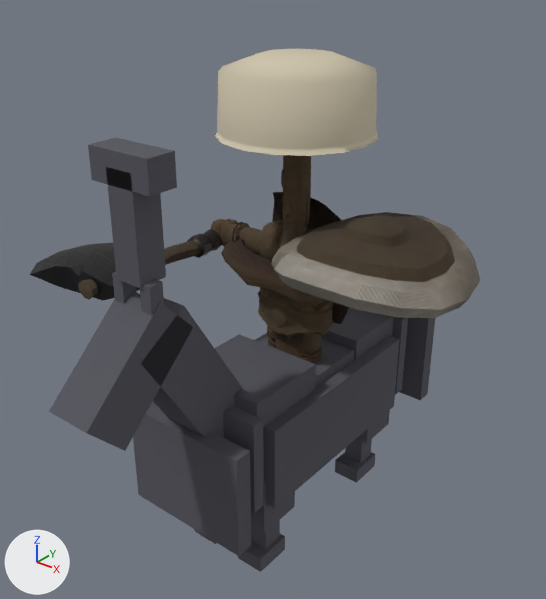
A saved change to the glTF model csharp/Unciv.Godot/Packs/units/models/unit/Mandekalu Cavalry.glb.
Rendered twice from a 50 mm lens placed at (1.397, -1.867, 1.972), pointed at (-0.004, -0.117, 0.887). The lights are fixed; the arrows at lower left show +X, +Y and +Z. The older version comes first. Vertices at exactly the same position are counted once.

Script lines for the objects in view, before the commit:
```python
ob_1h_axe = bpy.data.objects.new('1H_Axe', me_mesh_1h_axe)
ob_1h_axe.location = (-0.339, -0.076, 0.991)
ob_1h_axe.rotation_euler = (1.571, 0.0, 0.0)  # degrees (90, 0, 0)
ob_1h_axe.scale = (0.567, 0.567, 0.567)
ob_barbarian_cape = bpy.data.objects.new('Barbarian_Cape', me_mesh_barbarian_cape)
ob_barbarian_cape.location = (0.0, 0.0, 1.206)
ob_barbarian_cape.scale = (0.361, 0.241, 0.401)
ob_barbarian_round_shield = bpy.data.objects.new('Barbarian_Round_Shield', me_mesh_barbarian_round_shield)
ob_barbarian_round_shield.location = (0.339, -0.069, 1.1)
ob_barbarian_round_shield.rotation_euler = (-1.571, 0.0, -3.142)  # degrees (-90, 0, -180)
ob_barbarian_round_shield.scale = (0.696, 0.696, 0.696)
ob_horsemesh = bpy.data.objects.new('HorseMesh', me_horse)
ob_horsemesh.location = (0.0, 0.0, 0.0)
ob_warrior = bpy.data.objects.new('Warrior', me_mesh_skinned)
ob_warrior.location = (0.0, 0.0, 0.57)
ob_warrior.scale = (0.401, 0.401, 0.401)
```
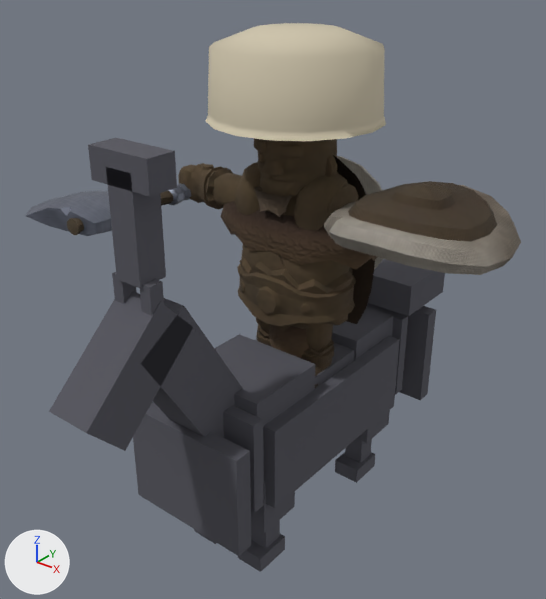
Changed parts and their boxes [x1, y1, x2, y2] in the pictures (546 x 599 px; the box of a moved part takes in the faces that stretch with it):
'Warrior', reshaped, rescaled
    before: [211, 49, 378, 364]
    after: [178, 23, 386, 388]
'Barbarian_Round_Shield', moved, rescaled (11% shorter)
    before: [271, 212, 480, 318]
    after: [324, 181, 521, 275]
'1H_Axe', recoloured, moved, rescaled (13% narrower, 25% shorter)
    before: [30, 229, 221, 300]
    after: [25, 183, 191, 236]
'Barbarian_Cape', moved, rescaled
    before: [272, 192, 349, 324]
    after: [333, 155, 375, 324]
part 1 of me_mesh_skinned, moved or reshaped
    before: [259, 219, 315, 260]
    after: [235, 162, 348, 230]
part 2 of me_mesh_skinned, moved or reshaped
    before: [283, 155, 311, 245]
    after: [258, 139, 337, 197]
part 3 of me_mesh_skinned, moved or reshaped
    before: [305, 192, 310, 227]
    after: [325, 155, 337, 177]
part 4 of me_mesh_skinned, moved or reshaped
    before: [284, 196, 291, 217]
    after: [262, 159, 284, 176]
part 5 of me_mesh_skinned, moved or reshaped
    before: [292, 192, 295, 207]
    after: [285, 158, 294, 170]
part 6 of me_mesh_skinned, moved or reshaped
    before: [290, 173, 298, 191]
    after: [280, 145, 304, 158]
part 7 of me_mesh_skinned, moved or reshaped
    before: [283, 189, 285, 205]
    after: [258, 152, 264, 163]
part 8 of me_mesh_skinned, moved or reshaped
    before: [281, 170, 286, 190]
    after: [254, 138, 267, 153]
part 9 of me_mesh_skinned, moved or reshaped
    before: [221, 239, 324, 301]
    after: [221, 201, 377, 269]
part 10 of me_mesh_skinned, moved or reshaped
    before: [215, 49, 378, 156]
    after: [206, 23, 386, 141]
part 11 of me_mesh_skinned, moved or reshaped (not visible before)
    after: [337, 156, 383, 269]
part 12 of me_mesh_skinned, moved or reshaped
    before: [211, 218, 334, 339]
    after: [178, 163, 358, 332]
part 13 of me_mesh_1h_axe, recoloured
    before: [79, 229, 221, 275]
    after: [68, 183, 191, 214]
part 14 of me_mesh_1h_axe, recoloured
    before: [30, 243, 140, 300]
    after: [25, 192, 112, 236]

Diff of the bpy script that builds the scene:
```diff
--- a/csharp/Unciv.Godot/Packs/units/models/unit/Mandekalu Cavalry.glb.py
+++ b/csharp/Unciv.Godot/Packs/units/models/unit/Mandekalu Cavalry.glb.py
@@ me_mesh_skinned @@
 # used by ob_warrior; location = (0.0, 0.0, 0.57); scale = (0.401, 0.401, 0.401)
-me_mesh_skinned.from_pydata(...)  # 2561 vertices, 4709 faces; spans x -0.92..0.92, y -0.64..0.62, z 0.0..2.69
+me_mesh_skinned.from_pydata(...)  # 2561 vertices, 4709 faces; spans x -0.95..0.95, y -0.53..0.49, z 0.0..2.14
+# me_mesh_skinned part 1: the loose piece of 88 vertices spanning x -0.32..0.32, y -0.18..0.2, z 1.01..1.34 is scaled about its middle by (1.13, 1.32, 1.06), then moved by (0.0, 0.0, 0.01)
+# me_mesh_skinned part 2: the loose piece of 274 vertices spanning x -0.11..0.11, y -0.13..0.12, z 1.13..2.19 is scaled about its middle by (2.13, 1.92, 0.5), then moved by (0.0, 0.0, -0.19)
+# me_mesh_skinned part 3: the loose piece of 34 vertices spanning x 0.09..0.13, y -0.01..0.02, z 1.36..1.66 is scaled about its middle by (2.13, 1.92, 0.5), then moved by (0.12, 0.0, -0.11)
+# me_mesh_skinned part 4: the loose piece of 33 vertices spanning x -0.03..0.03, y -0.14..-0.07, z 1.44..1.65 is scaled about its middle by (2.13, 1.92, 0.5), then moved by (0.0, -0.09, -0.13)
+# me_mesh_skinned part 5: the loose piece of 40 vertices spanning x 0.04..0.06, y -0.12..-0.09, z 1.54..1.67 is scaled about its middle by (2.13, 1.92, 0.5), then moved by (0.05, -0.1, -0.16)
+# me_mesh_skinned part 6: the loose piece of 56 vertices spanning x 0.02..0.08, y -0.12..-0.07, z 1.67..1.82 is scaled about its middle by (2.13, 1.92, 0.5), then moved by (0.05, -0.09, -0.23)
+# me_mesh_skinned part 7: the loose piece of 40 vertices spanning x -0.06..-0.04, y -0.12..-0.09, z 1.54..1.67 is scaled about its middle by (2.13, 1.92, 0.5), then moved by (-0.05, -0.1, -0.16)
+# me_mesh_skinned part 8: the loose piece of 56 vertices spanning x -0.08..-0.02, y -0.12..-0.07, z 1.67..1.82 is scaled about its middle by (2.13, 1.92, 0.5), then moved by (-0.05, -0.09, -0.23)
+# me_mesh_skinned part 9: the loose piece of 64 vertices spanning x -0.75..0.84, y -0.41..0.41, z 0.86..1.15 is scaled about the mesh origin by (0.75, 0.676, 1)
+# me_mesh_skinned part 10: the loose piece of 82 vertices spanning x -0.63..0.63, y -0.64..0.62, z 2.1..2.69 is scaled about its middle by (0.81, 0.81, 0.817), then moved by (0.0, -0.01, -0.5)
+# me_mesh_skinned part 11: the loose piece of 34 vertices spanning x -0.42..0.42, y 0.33..0.43, z 0.5..1.34 is moved by (0.0, 0.06, 0.0)
+# me_mesh_skinned part 12: 1046 of 2561 vertices moved; they spanned x -0.92..0.92, y -0.24..0.23, z 0.38..1.31 and now span x -0.95..0.95, y -0.3..0.29, z 0.38..1.32; mean shift (0.0, -0.01, 0.01); largest move (0.06, -0.1, 1.2) -> (0.13, -0.22, 1.27)
+# other edits to the shape of me_mesh_skinned do not show in these pictures
 me_mesh_skinned.materials.append(mat_wool)
@@ me_mesh_1h_axe @@
 me_mesh_1h_axe.from_pydata(...)  # 141 vertices, 274 faces; spans x -0.589..0.125, y -0.092..0.092, z -0.273..0.971
 # used by ob_1h_axe; location = (-0.339, -0.076, 0.991); rotation_euler = (1.571, 0.0, 0.0), in degrees (90, 0, 0); scale = (0.567, 0.567, 0.567)
+# me_mesh_1h_axe part 13: 96 faces centred in x -0.27..0.071, y -0.064..0.088, z -0.08..0.835 are repainted in the vertex colours; the middle colour goes from dark grey #322a26 to grey #797f8d
+# me_mesh_1h_axe part 14: 98 faces centred in x -0.552..0.125, y -0.088..0.083, z 0.008..0.917 are repainted in the vertex colours; the middle colour goes from black #2e2e2e to grey #7c808f
 me_mesh_1h_axe.materials.append(mat_cloth)
@@ ob_warrior @@
 ob_warrior.location = (0.0, 0.0, 0.57)
-ob_warrior.scale = (0.401, 0.401, 0.401)
+ob_warrior.scale = (0.54, 0.54, 0.54)
@@ ob_barbarian_round_shield @@
 ob_barbarian_round_shield = bpy.data.objects.new('Barbarian_Round_Shield', me_mesh_barbarian_round_shield)
-ob_barbarian_round_shield.location = (0.339, -0.069, 1.1)
+ob_barbarian_round_shield.location = (0.473, -0.055, 1.238)
 ob_barbarian_round_shield.rotation_euler = (-1.571, 0.0, -3.142)  # degrees (-90, 0, -180)
-ob_barbarian_round_shield.scale = (0.696, 0.696, 0.696)
+ob_barbarian_round_shield.scale = (0.614, 0.614, 0.614)
@@ ob_1h_axe @@
 ob_1h_axe = bpy.data.objects.new('1H_Axe', me_mesh_1h_axe)
-ob_1h_axe.location = (-0.339, -0.076, 0.991)
+ob_1h_axe.location = (-0.473, -0.061, 1.143)
 ob_1h_axe.rotation_euler = (1.571, 0.0, 0.0)  # degrees (90, 0, 0)
-ob_1h_axe.scale = (0.567, 0.567, 0.567)
+ob_1h_axe.scale = (0.5, 0.5, 0.5)
@@ ob_barbarian_cape @@
 ob_barbarian_cape = bpy.data.objects.new('Barbarian_Cape', me_mesh_barbarian_cape)
-ob_barbarian_cape.location = (0.0, 0.0, 1.206)
-ob_barbarian_cape.scale = (0.361, 0.241, 0.401)
+ob_barbarian_cape.location = (0.0, 0.0, 1.365)
+ob_barbarian_cape.scale = (0.486, 0.324, 0.54)
```
